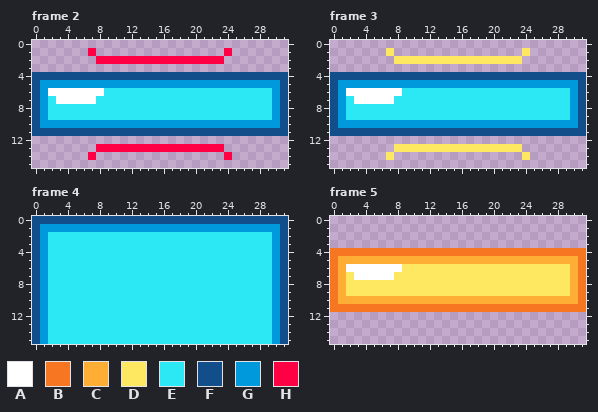
A pixel-art file gets an edit: Assets/Image/Notes.ase. The picture above is the old version.
32x16 pixels, 8 frames. Shown: frame 2, frame 3, frame 4, frame 5. The commit also changed other frames, which this record leaves out.
Palette (. is transparent): A #ffffff  B #f77622  C #feae34  D #fee761  E #2ce8f5  F #124e89  G #0099db  H #ff0044
After the commit:
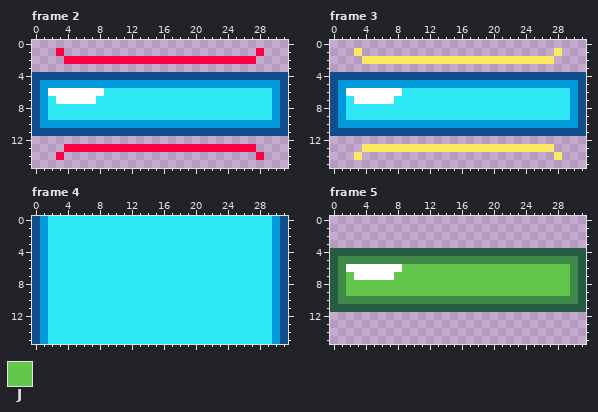
Colours new in this view: J #63c74d
Change:
@@ palette @@
-B #f77622
+B #265c42
-C #feae34
+C #3e8948
--- frame 2
@@ x 0..31 @@
  0 ................................
- 1 .......H................H.......
- 2 ........HHHHHHHHHHHHHHHH........
+ 1 ...H........................H...
+ 2 ....HHHHHHHHHHHHHHHHHHHHHHHH....
  3 ................................
@@ x 0..31 @@
 12 ................................
-13 ........HHHHHHHHHHHHHHHH........
-14 .......H................H.......
+13 ....HHHHHHHHHHHHHHHHHHHHHHHH....
+14 ...H........................H...
 15 ................................
--- frame 3
@@ x 0..31 @@
  0 ................................
- 1 .......D................D.......
- 2 ........DDDDDDDDDDDDDDDD........
+ 1 ...D........................D...
+ 2 ....DDDDDDDDDDDDDDDDDDDDDDDD....
  3 ................................
@@ x 0..31 @@
 12 ................................
-13 ........DDDDDDDDDDDDDDDD........
-14 .......D................D.......
+13 ....DDDDDDDDDDDDDDDDDDDDDDDD....
+14 ...D........................D...
 15 ................................
--- frame 4
@@ x 0..31 @@
- 0 FFFFFFFFFFFFFFFFFFFFFFFFFFFFFFFF
- 1 FGGGGGGGGGGGGGGGGGGGGGGGGGGGGGGF
+ 0 FGEEEEEEEEEEEEEEEEEEEEEEEEEEEEGF
+ 1 FGEEEEEEEEEEEEEEEEEEEEEEEEEEEEGF
  2 FGEEEEEEEEEEEEEEEEEEEEEEEEEEEEGF
--- frame 5
@@ x 0..31 @@
  5 BCCCCCCCCCCCCCCCCCCCCCCCCCCCCCCB
- 6 BCAAAAAAADDDDDDDDDDDDDDDDDDDDDCB
- 7 BCDAAAAADDDDDDDDDDDDDDDDDDDDDDCB
- 8 BCDDDDDDDDDDDDDDDDDDDDDDDDDDDDCB
- 9 BCDDDDDDDDDDDDDDDDDDDDDDDDDDDDCB
+ 6 BCAAAAAAAJJJJJJJJJJJJJJJJJJJJJCB
+ 7 BCJAAAAAJJJJJJJJJJJJJJJJJJJJJJCB
+ 8 BCJJJJJJJJJJJJJJJJJJJJJJJJJJJJCB
+ 9 BCJJJJJJJJJJJJJJJJJJJJJJJJJJJJCB
 10 BCCCCCCCCCCCCCCCCCCCCCCCCCCCCCCB
